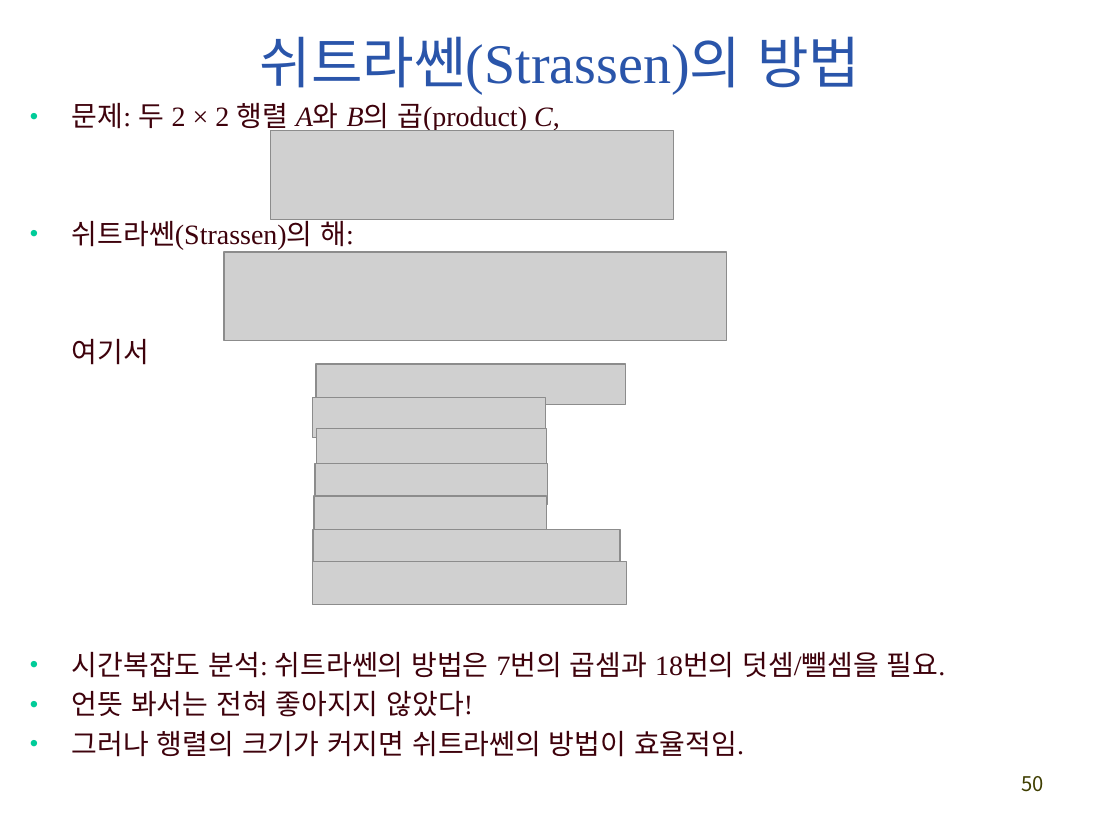
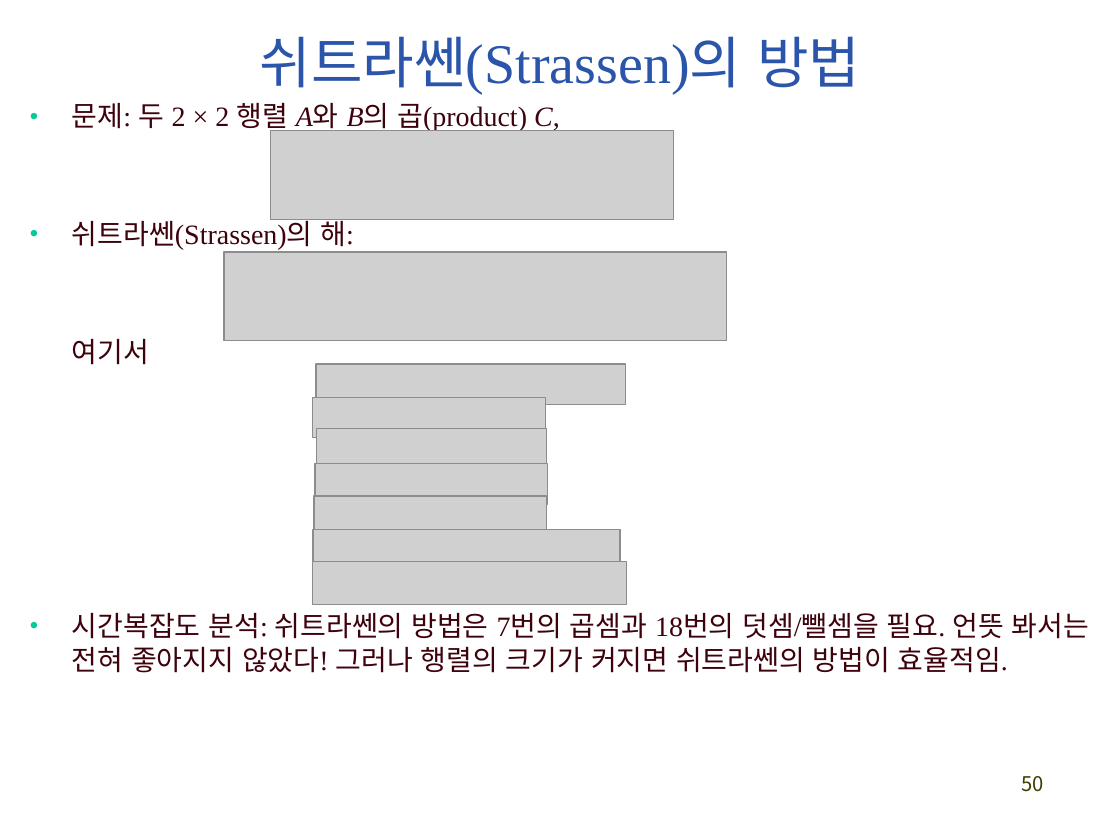
Before and after one commit to exopas95/Algorithms, a slide deck: slide 50 of Lecture Note/ch2_divide_conquer.pptx. Drawn at 1120x840 pixels with LibreOffice and Linux fonts; fonts in the diff are those of the drawing; grey boxes stand for pictures. Boxes give left, top, right and bottom in pixels: in the first picture for what was removed or moved away, otherwise in the second. Text is boxed around its words. In the diff, an @@ line names an element or a change of style, - is before the commit and + after.

```diff
--- a/Lecture Note/ch2_divide_conquer.pptx
+++ b/Lecture Note/ch2_divide_conquer.pptx
@@ text at [72,613,1089,673]: text changed @@
-• 시간복잡도 분석: 쉬트라쎈의 방법은 7번의 곱셈과 18번의 덧셈/뺄셈을 필요.
-• 언뜻 봐서는 전혀 좋아지지 않았다!
-• 그러나 행렬의 크기가 커지면 쉬트라쎈의 방법이 효율적임.
+• 시간복잡도 분석: 쉬트라쎈의 방법은 7번의 곱셈과 18번의 덧셈/뺄셈을 필요. 언뜻 봐서는 전혀 좋아지지 않았다! 그러나 행렬의 크기가 커지면 쉬트라쎈의 방법이 효율적임.
```
Also in this commit, not shown: 18 other slides changed.
